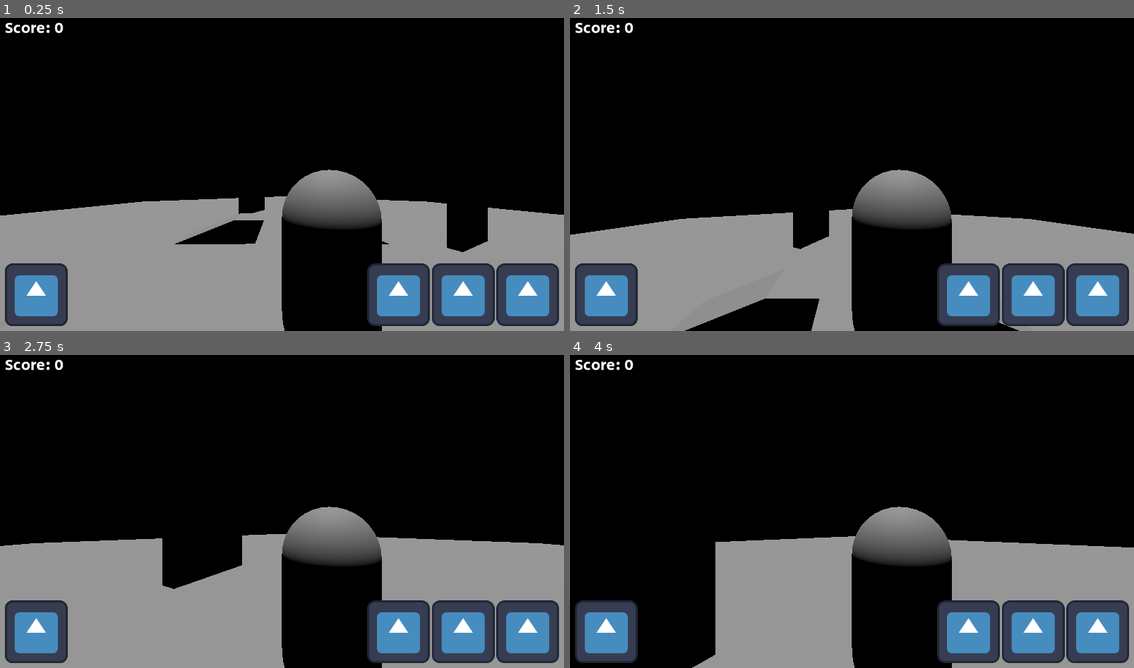
Above: before the commit, frames 1-4 (two rows, left to right).
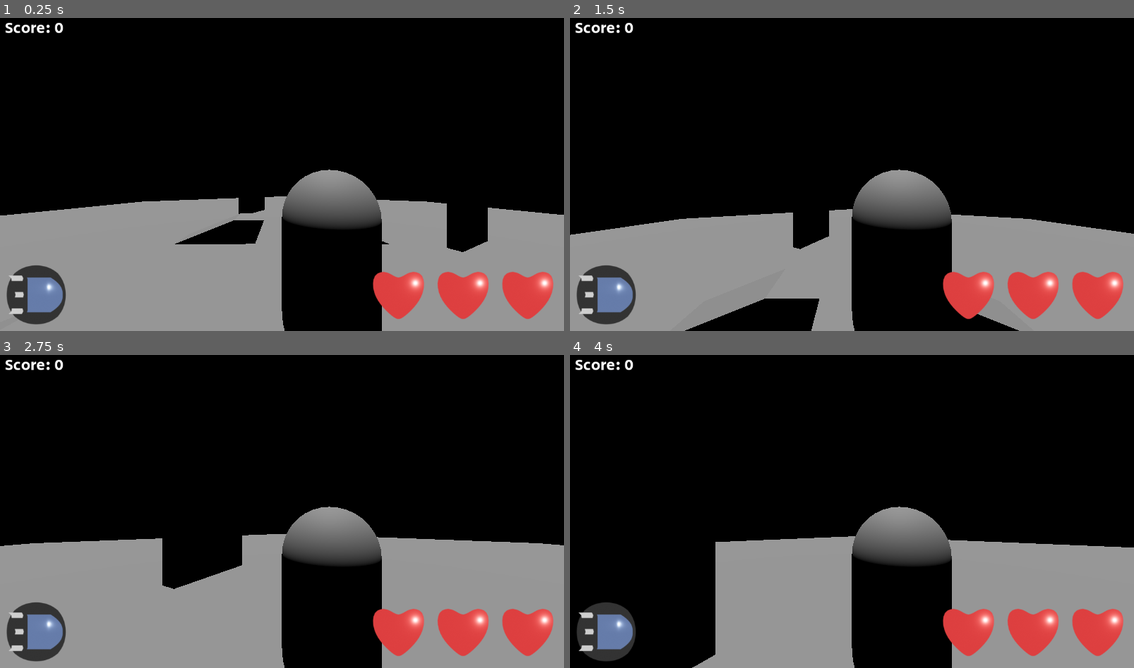
Above: after the commit, the same moments.

Repository: Sprotex/ludum-dare-54
Game: Godot game, scene res://level.tscn
Two runs of this game, one before a commit and one after it. Both use one fixed random seed, a clock stepped at 60 frames per second and the inputs below. The engine's default icon, where the game draws it, is replaced by a stand-in: a white triangle on a blue panel in a dark square.
Inputs (mouse positions are in pixels of both pictures, inside the frame that each line leads up to):
- Up to frame 1 (0.25 s): no input
- Up to frame 2 (1.5 s): tap Enter at 0.5 s; move the mouse to (880, 171) at 0.52 s; hold W (move_forward) from 0.53 s (still down); tap Space (jump) at 0.77 s; move the mouse to (823, 174) at 1.27 s
- Up to frame 3 (2.75 s): keep holding W (move_forward); tap Space (jump) at 1.52 s; move the mouse to (293, 505) at 2.02 s
- Up to frame 4 (4 s): keep holding W (move_forward); move the mouse to (846, 514) at 2.77 s; tap Space (jump) at 3.02, 3.77 s; move the mouse to (891, 514) at 3.52 s

The runs differ from the first frame. In frame 1, 8.8% of the frame differs, in the area x 0-100%, y 78-99%; in frame 2, 8.8%; in frame 3, 8.8%; in frame 4, 8.8%.

Commit message:
add blender and bunch of icons

Diff:
--- a/autoload/user_interface/health_scene.tscn
+++ b/autoload/user_interface/health_scene.tscn
@@ -1,6 +1,6 @@
 [gd_scene load_steps=2 format=3 uid="uid://bsrx8i4afxbb2"]
 
-[ext_resource type="Texture2D" uid="uid://q2i4cs5jl1pf" path="res://icon.svg" id="1_4smns"]
+[ext_resource type="Texture2D" uid="uid://cqtqg6ou5pjdn" path="res://asset/heart.png" id="1_qhw3j"]
 
 [node name="health_scene" type="TextureRect"]
-texture = ExtResource("1_4smns")
+texture = ExtResource("1_qhw3j")
--- a/autoload/user_interface/user_interface.tscn
+++ b/autoload/user_interface/user_interface.tscn
@@ -1,10 +1,11 @@
-[gd_scene load_steps=9 format=3 uid="uid://c8kvui44qiu65"]
+[gd_scene load_steps=10 format=3 uid="uid://c8kvui44qiu65"]
 
 [ext_resource type="Script" path="res://autoload/user_interface/user_interface.gd" id="1_a043w"]
 [ext_resource type="Script" path="res://autoload/user_interface/score_manager.gd" id="2_gftuk"]
 [ext_resource type="Theme" uid="uid://crcsfc84y04b8" path="res://asset/default_theme.tres" id="2_jswtf"]
 [ext_resource type="Script" path="res://autoload/user_interface/score_label.gd" id="2_y53gy"]
-[ext_resource type="Texture2D" uid="uid://q2i4cs5jl1pf" path="res://icon.svg" id="3_kw0jx"]
+[ext_resource type="Texture2D" uid="uid://cn54nhghdm06q" path="res://asset/white.png" id="4_1qeaf"]
+[ext_resource type="Texture2D" uid="uid://cv40oesauh6n7" path="res://asset/bullet.png" id="4_g46te"]
 [ext_resource type="Script" path="res://autoload/user_interface/reload_progress_bar.gd" id="4_vokve"]
 [ext_resource type="Script" path="res://autoload/user_interface/health_user_interface.gd" id="5_ujoqm"]
 [ext_resource type="PackedScene" uid="uid://bsrx8i4afxbb2" path="res://autoload/user_interface/health_scene.tscn" id="6_dxy0m"]
@@ -71,8 +72,8 @@
 step = 0.01
 value = 1.0
 fill_mode = 4
-texture_under = ExtResource("3_kw0jx")
-texture_progress = ExtResource("3_kw0jx")
+texture_under = ExtResource("4_1qeaf")
+texture_progress = ExtResource("4_g46te")
 tint_under = Color(0.231373, 0.231373, 0.231373, 1)
 script = ExtResource("4_vokve")
 
Binary file added: asset/bullet.png
Not shown, added: asset/bullet.png.import
Binary file added: asset/heart.png
Not shown, added: asset/heart.png.import
Binary file added: asset/white.png
Not shown, added: asset/white.png.import
Not shown, added: stuff.blend
Not shown, added: stuff.blend1
